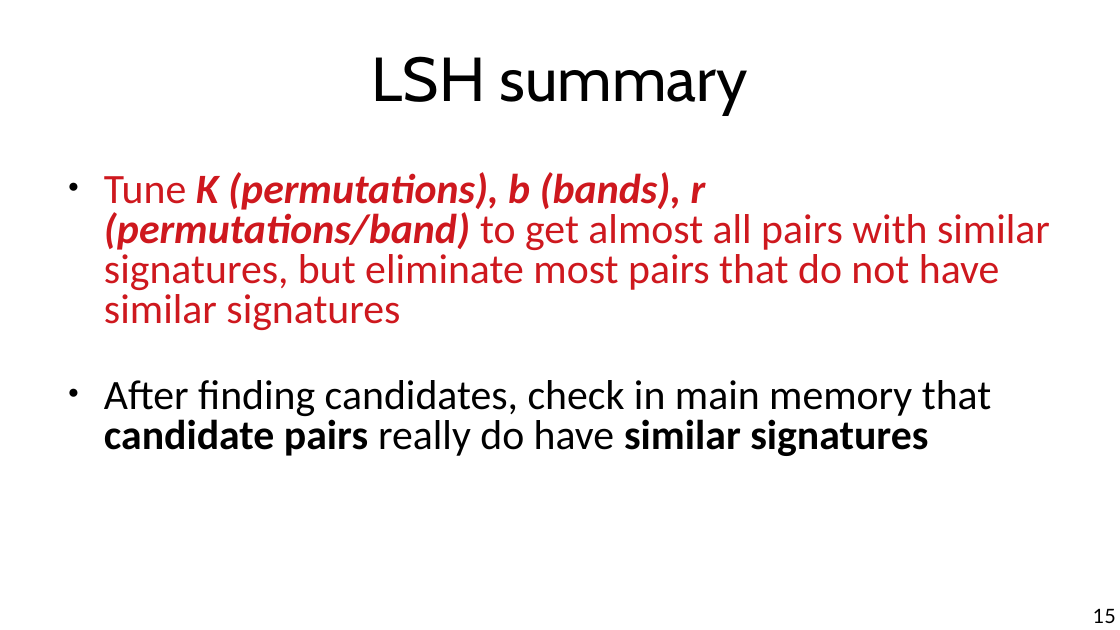
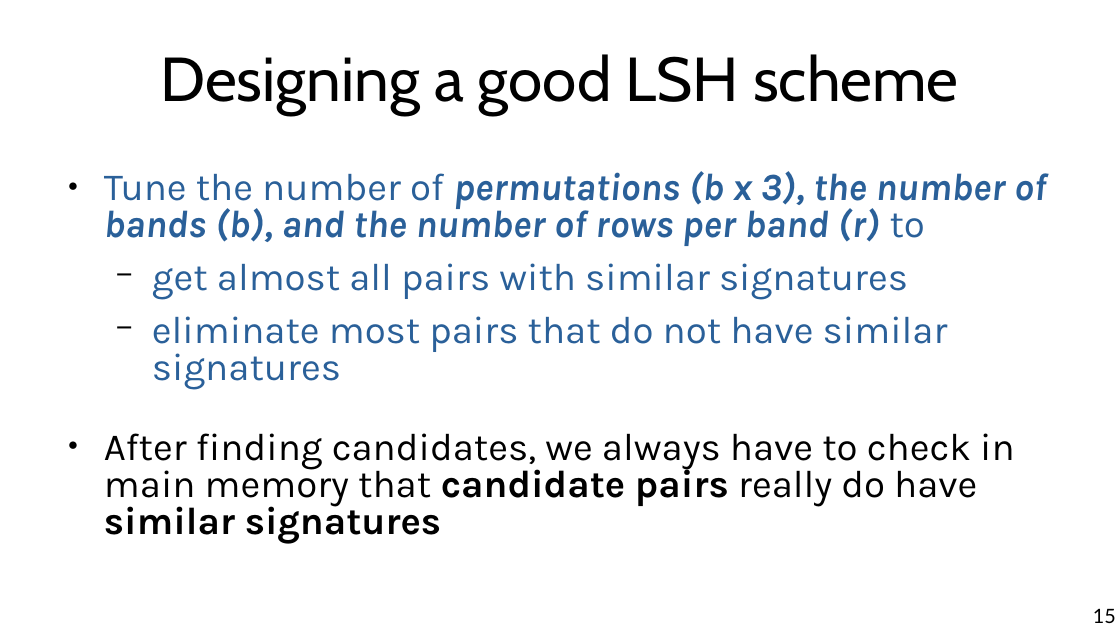
Before and after one commit to chatox/data-mining-course, a slide deck: slide 15 of theory/odp/tt09_locality_sensitive_hashing.odp. Drawn at 1120x630 pixels with LibreOffice and Linux fonts; fonts in the diff are those of the drawing. Boxes give left, top, right and bottom in pixels: in the first picture for what was removed or moved away, otherwise in the second. Text is boxed around its words. In the diff, an @@ line names an element or a change of style, - is before the commit and + after.

```diff
--- a/theory/odp/tt09_locality_sensitive_hashing.odp
+++ b/theory/odp/tt09_locality_sensitive_hashing.odp
@@ title at <box>160,54,959,115</box>: text changed @@
-LSH summary
+Designing a good LSH scheme
@@ text at <box>104,171,1046,544</box>: text changed; size 29.6 to 27.2 pt; font Calibri to Karla; text colour #CE181E to #2A6099 @@
-● Tune K (permutations), b (bands), r (permutations/band) to get almost all pairs with similar signatures, but eliminate most pairs that do not have similar signatures
-● After finding candidates, check in main memory that candidate pairs really do have similar signatures
+● Tune the number of permutations (b x 3), the number of bands (b), and the number of rows per band (r) to
+  − get almost all pairs with similar signatures
+  − eliminate most pairs that do not have similar signatures
+● After finding candidates, we always have to check in main memory that candidate pairs really do have similar signatures
```
Also in this commit, not shown: 8 other slides changed, 3 other files.
